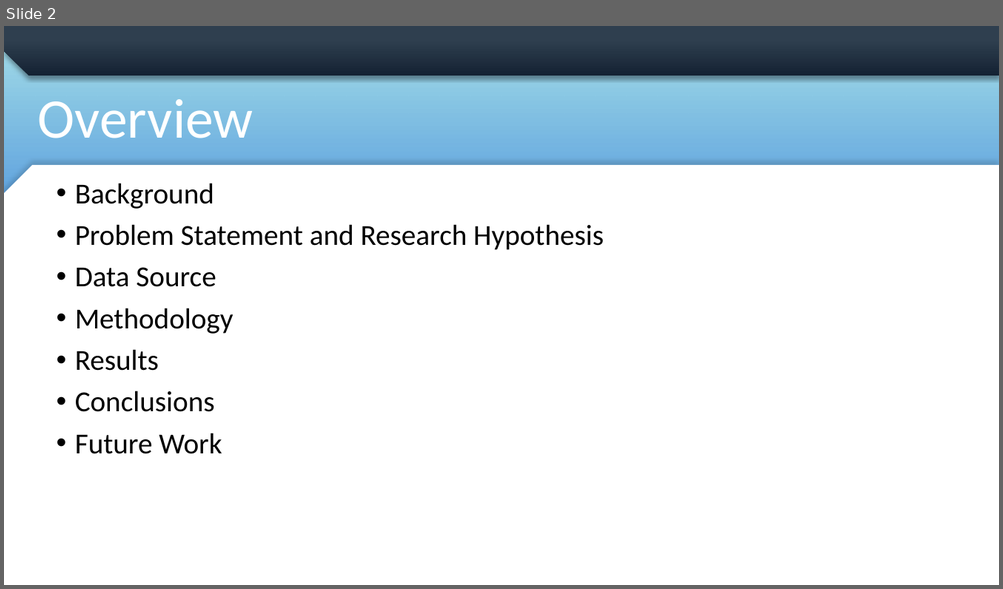
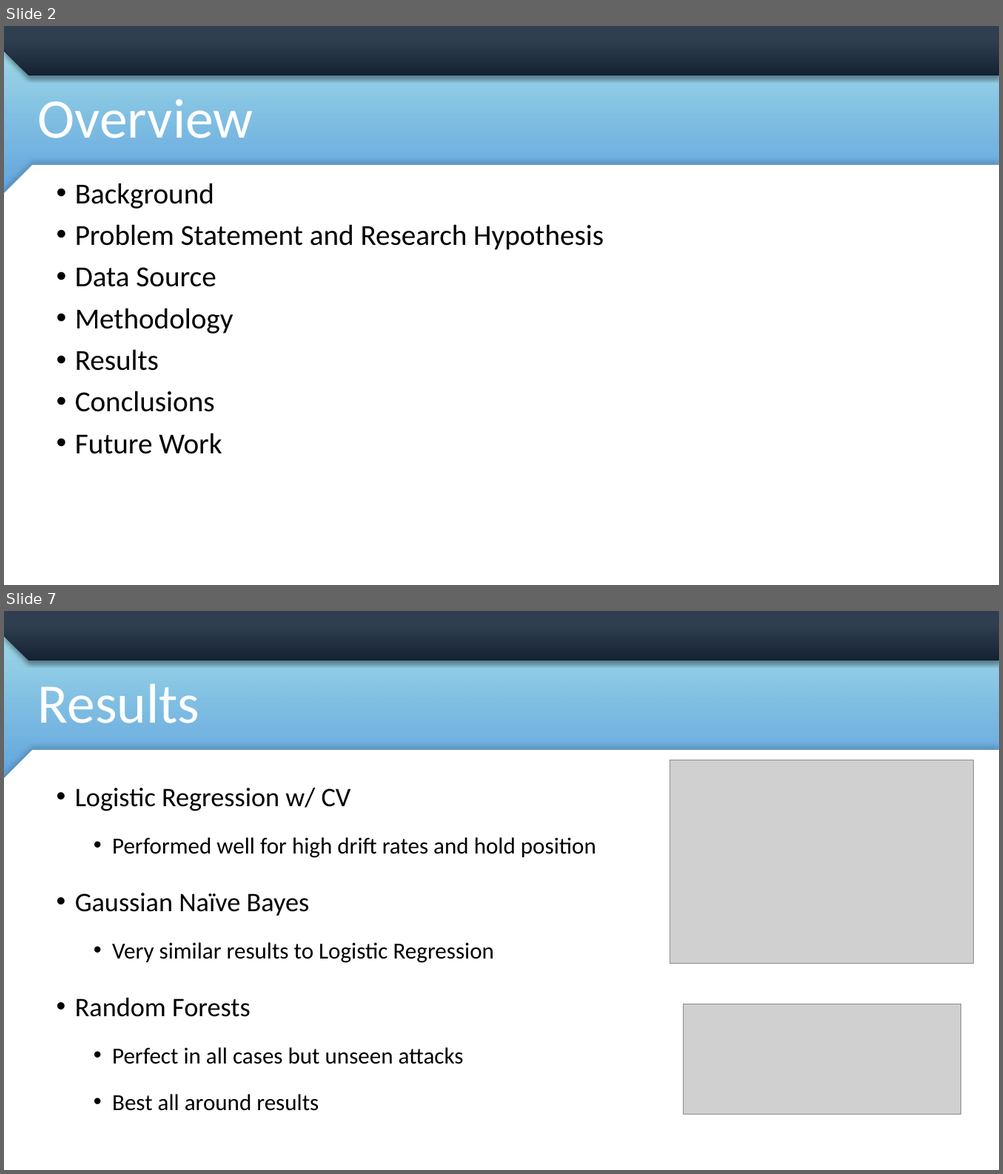
Before and after one commit to mdemore2/CSCE623, a slide deck: Project/Demore_CSCE623Proj.pptx. Shown one above the other, each under a label of ours: slide 2 before the commit, slides 2 and 7 after it; the slides between them are not shown. The pictures are 1003x589 and 1003x1174 pixels, drawn with LibreOffice and Linux fonts; fonts in the diff are those of the drawing; grey boxes stand for pictures; background and template pictures are left out. Boxes give left, top, right and bottom in pixels: in the first picture for what was removed or moved away, otherwise in the second. Text is boxed around its words. In the diff, an @@ line names an element or a change of style, - is before the commit and + after.

```diff
--- a/Project/Demore_CSCE623Proj.pptx
+++ b/Project/Demore_CSCE623Proj.pptx
@@ slide 7 added at <box>4,611,999,1170</box>, background picture (left out); not listed: 4 template elements that a slide beside it also shows @@
@@ title added at <box>38,684,200,723</box>, 54 pt, text #FFFFFF @@
+Results
@@ picture added at <box>670,760,973,964</box> @@
@@ text added at <box>75,787,596,1111</box>, 22.2 pt, text #000000 @@
+• Logistic Regression w/ CV
+  • Performed well for high drift rates and hold position
+• Gaussian Naïve Bayes
+  • Very similar results to Logistic Regression
+• Random Forests
+  • Perfect in all cases but unseen attacks
+  • Best all around results
@@ picture added at <box>683,1005,961,1116</box> @@
```
Also in this commit, not shown: 3 slides changed, 4 other slides added, 1 slide removed, 1 other file.
